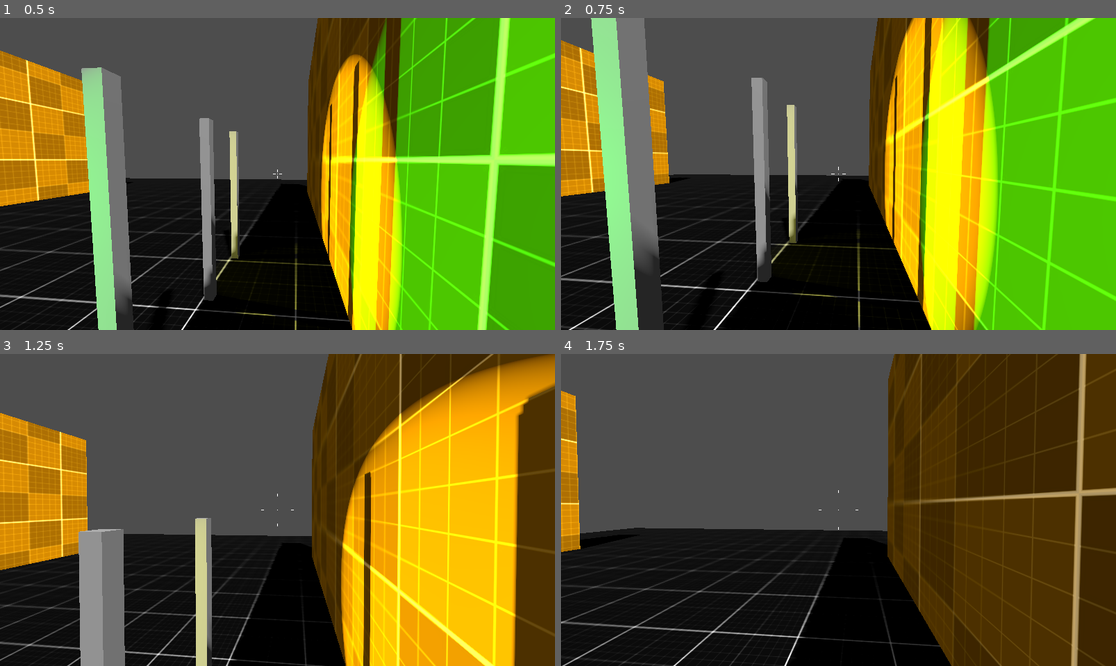
Above: before the commit, frames 1-4 (two rows, left to right).
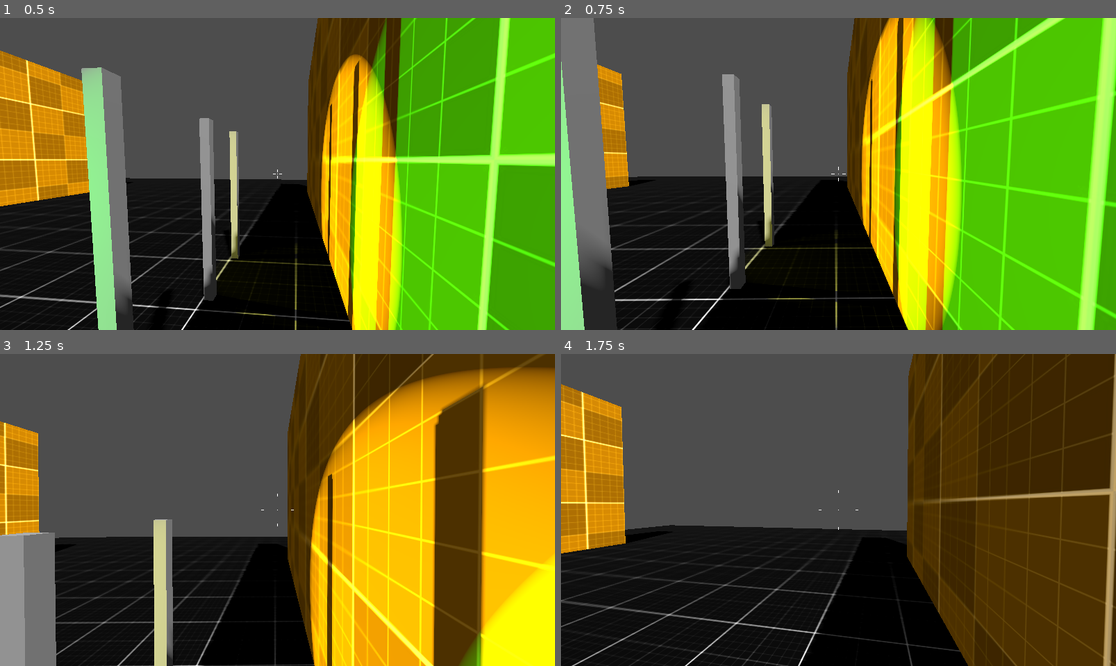
Above: after the commit, the same moments.

Repository: i-am-set/G.Project-Rime
Game: Godot game, scene res://levels/level_015.tscn
The game is run twice, just before and just after one commit, with the same random seed, the same clock (stepped at 60 frames per second) and the same inputs. A sky picture missing from this copy of the repository is replaced by a grey-blue gradient.
Inputs (mouse positions are in pixels of both pictures, inside the frame that each line leads up to):
- Up to frame 1 (0.5 s): no input
- Up to frame 2 (0.75 s): tap Enter at 0.5 s; move the mouse to (866, 174) at 0.52 s; hold W (move_forward) from 0.53 s (still down); hold C (crouch) from 0.53 s (still down)
- Up to frame 3 (1.25 s): keep holding W (move_forward); keep holding C (crouch); tap Space (jump) at 0.77 s
- Up to frame 4 (1.75 s): keep holding W (move_forward); move the mouse to (810, 510) at 1.27 s; release C (crouch) at 1.28 s; tap Shift (sprint) at 1.35 s; tap Space (jump) at 1.52 s

Frame 1 is identical in both runs. In frame 2, 54% of the frame differs, in the area x 0-100%, y 0-100%; in frame 3, 50%; in frame 4, 16%.

Commit message:
before work push 1:57 pm 2/12/2024

Diff:
--- a/controllers/fps_controller.tscn
+++ b/controllers/fps_controller.tscn
@@ -502,7 +502,7 @@
 libraries = {
 "": SubResource("AnimationLibrary_m2i2j")
 }
-blend_times = [&"Crouching", &"Sprinting", 0.5, &"Crouching", &"Walking", 0.5, &"JumpStart", &"Walking", 0.5, &"JumpEnd", &"JumpStart", 0.1, &"JumpEnd", &"Walking", 0.5, &"Sprinting", &"Crouching", 0.5, &"Sprinting", &"Walking", 0.5, &"Walking", &"Sprinting", 0.5, &"Walking", &"Walking", 0.5]
+blend_times = [&"Walking", &"Walking", 0.5, &"Walking", &"Sprinting", 0.5, &"JumpStart", &"Walking", 0.5, &"Sprinting", &"Walking", 0.5, &"Sprinting", &"Crouching", 0.5, &"JumpEnd", &"Walking", 0.5, &"JumpEnd", &"JumpStart", 0.1, &"Crouching", &"Walking", 0.5, &"Crouching", &"Sprinting", 0.5]
 
 [node name="ShapeCast3D" type="ShapeCast3D" parent="."]
 unique_name_in_owner = true
--- a/controllers/scripts/fps_controller.gd
+++ b/controllers/scripts/fps_controller.gd
@@ -26,15 +26,21 @@
 
 func _unhandled_input(event: InputEvent) -> void:
 	if event is InputEventMouseButton:
-		Input.set_mouse_mode(Input.MOUSE_MODE_CAPTURED)
-		_mouse_captured = true
+		capture_mouse()
 	elif event.is_action_pressed("exit"):
-		Input.set_mouse_mode(Input.MOUSE_MODE_VISIBLE)
-		_mouse_captured = false
+		uncapture_mouse()
 
 	if event is InputEventMouseMotion && _mouse_captured == true:
 		look_dir = event.relative * 0.001
 		_rotate_camera()
+
+func capture_mouse():
+	Input.set_mouse_mode(Input.MOUSE_MODE_CAPTURED)
+	_mouse_captured = true
+
+func uncapture_mouse():
+	Input.set_mouse_mode(Input.MOUSE_MODE_VISIBLE)
+	_mouse_captured = false
 
 #func _input(event):
 	#if event.is_action_pressed("exit"):
@@ -44,24 +50,8 @@
 	self.rotation.y -= look_dir.x * MOUSE_SENSITIVITY
 	CAMERA_CONTROLLER.rotation.x = clamp(CAMERA_CONTROLLER.rotation.x - look_dir.y * MOUSE_SENSITIVITY, -1.5, 1.5)
 
-#func update_camera(delta) -> void:
-	#_current_rotation = _rotation_input
-	#_mouse_rotation.x += _tilt_input * delta
-	#_mouse_rotation.x = clamp(_mouse_rotation.x, TILT_LOWER_LIMIT, TILT_UPPER_LIMIT)
-	#_mouse_rotation.y += _rotation_input * delta
-	#
-	#_player_rotation = Vector3(0.0,_mouse_rotation.y,0.0)
-	#_camera_rotation = Vector3(_mouse_rotation.x,0.0,0.0)
-#
-	#CAMERA_CONTROLLER.transform.basis = Basis.from_euler(_camera_rotation)
-	#global_transform.basis = Basis.from_euler(_player_rotation)
-	#
-	#CAMERA_CONTROLLER.rotation.z = 0.0
-#
-	#_rotation_input = 0.0
-	#_tilt_input = 0.0
-
 func _ready():
+	capture_mouse()
 
 	Global.player = self
 
--- /dev/null
+++ b/multiplayer/MultiplayerController.tscn
@@ -0,0 +1,36 @@
+[gd_scene load_steps=2 format=3 uid="uid://ul2g4eoichyf"]
+
+[ext_resource type="Script" path="res://scripts/MultiplayerController.gd" id="1_v7mup"]
+
+[node name="MultiplayerController" type="Control"]
+layout_mode = 3
+anchors_preset = 15
+anchor_right = 1.0
+anchor_bottom = 1.0
+grow_horizontal = 2
+grow_vertical = 2
+script = ExtResource("1_v7mup")
+
+[node name="Host" type="Button" parent="."]
+layout_mode = 0
+offset_left = 32.0
+offset_top = 33.0
+offset_right = 83.0
+offset_bottom = 64.0
+text = "HOST"
+
+[node name="Join" type="Button" parent="."]
+layout_mode = 0
+offset_left = 32.0
+offset_top = 72.0
+offset_right = 75.0
+offset_bottom = 103.0
+text = "JOIN"
+
+[node name="Start Game" type="Button" parent="."]
+layout_mode = 0
+offset_left = 32.0
+offset_top = 113.0
+offset_right = 138.0
+offset_bottom = 144.0
+text = "START GAME"
--- /dev/null
+++ b/scripts/MultiplayerController.gd
@@ -0,0 +1,21 @@
+extends Control
+
+@export var Address = "127.0.0.1"
+
+func _ready():
+	multiplayer.peer_connected.connect(peer_connected)
+	multiplayer.peer_disconnected.connect(peer_disconnected)
+	multiplayer.connected_to_server.connect(connected_to_server)
+	multiplayer.connection_failed.connect(connection_failed)
+
+func peer_connected(id):
+	print("Player Connected" + id)
+
+func peer_disconnected(id):
+	print("Player Disconnected" + id)
+
+func connected_to_server():
+	print("Connected to server")
+
+func connection_failed():
+	print("Could not connect")
